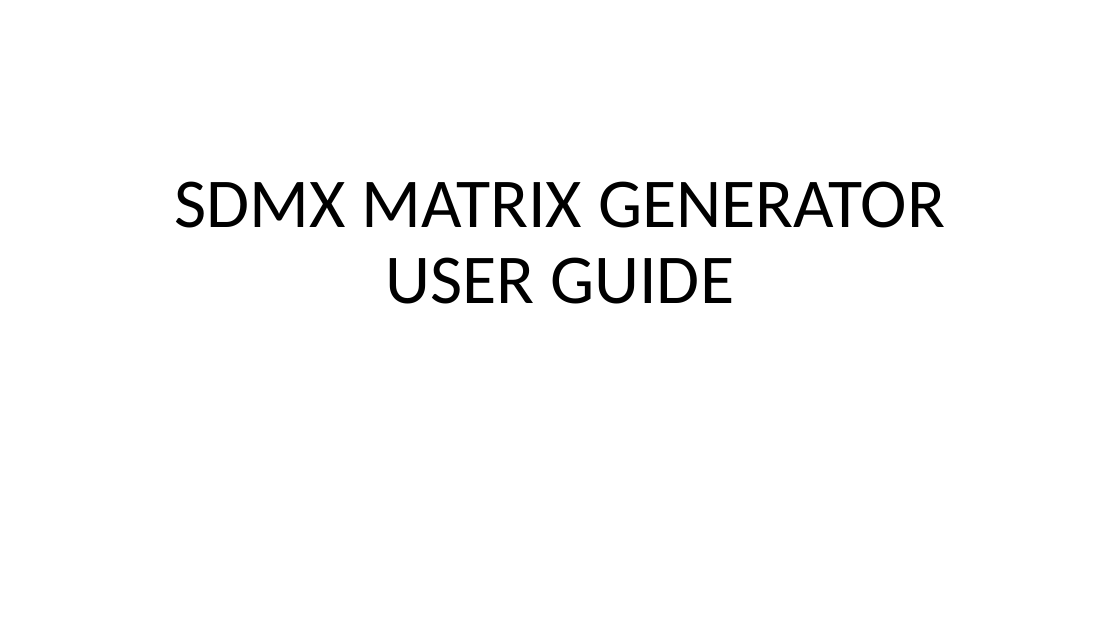
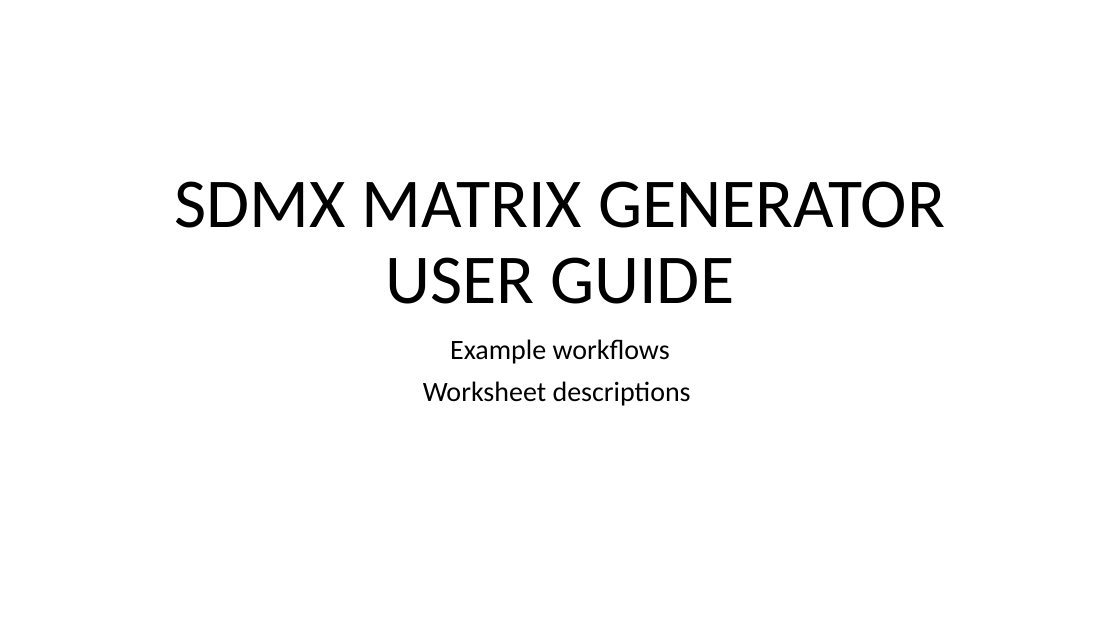
Before and after one commit to OECDSTD/sdmx-matrix-generator, a slide deck: slide 1 of SDMX Matrix Generator User Guide.pptx. Drawn at 1120x630 pixels with LibreOffice and Linux fonts; fonts in the diff are those of the drawing. Boxes give left, top, right and bottom in pixels: in the first picture for what was removed or moved away, otherwise in the second. Text is boxed around its words. In the diff, an @@ line names an element or a change of style, - is before the commit and + after.

```diff
--- a/SDMX Matrix Generator User Guide.pptx
+++ b/SDMX Matrix Generator User Guide.pptx
@@ subtitle added at (x1=423, y1=339, x2=691, y2=406), 24 pt, text #000000 @@
+Example workflows
+Worksheet descriptions
```
Also in this commit, not shown: 7 other slides changed, 2 slides added, 12 slides removed.
